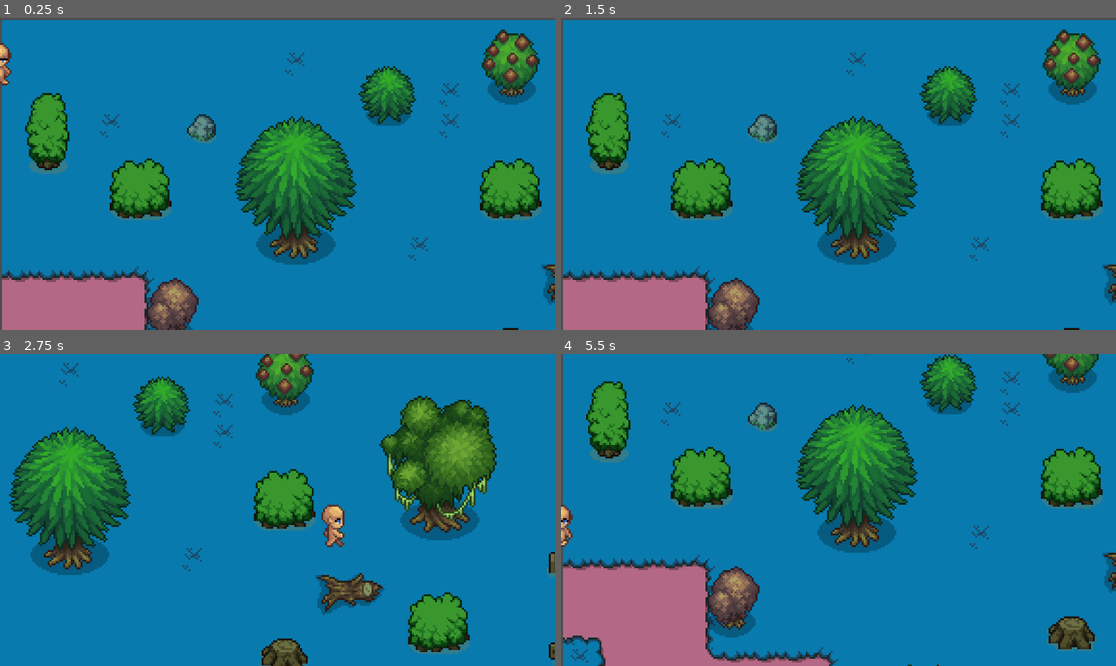
Above: before the commit, frames 1-4 (two rows, left to right).
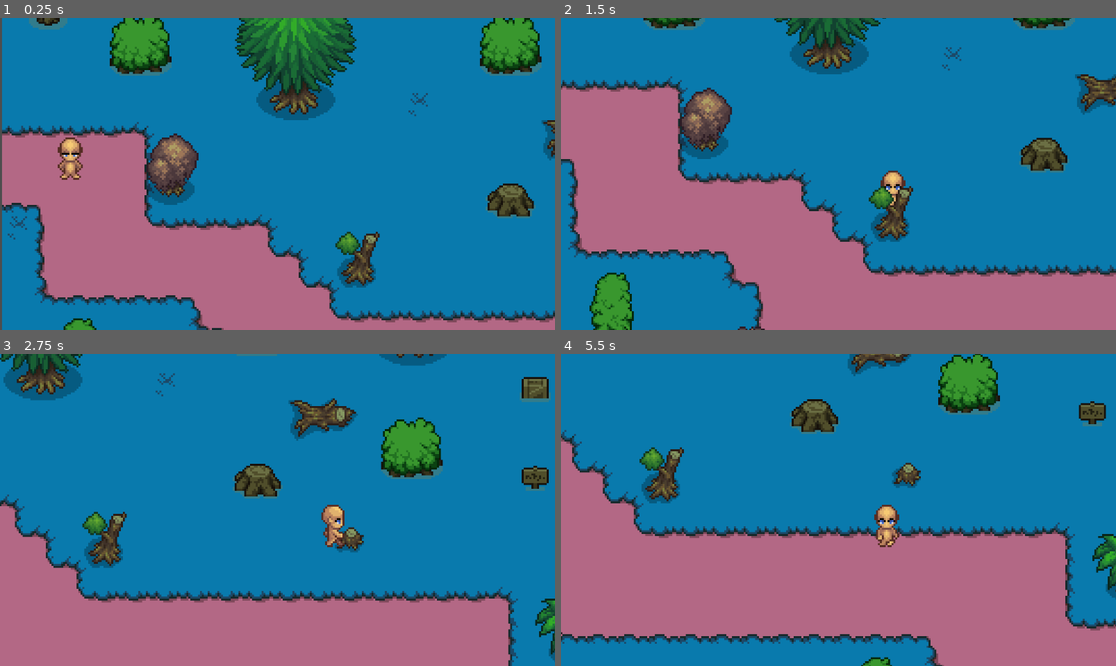
Above: after the commit, the same moments.

Repository: MoriMnz/spacemarshall
Game: Godot game, scene res://scenes/world.tscn
Two runs of this game, one before a commit and one after it. Both use one fixed random seed, a clock stepped at 60 frames per second and the inputs below.
Inputs:
- Up to frame 1 (0.25 s): no input
- Up to frame 2 (1.5 s): hold Right (ui_right) 0.53-1.28 s; hold Down (ui_down) from 1.28 s (still down)
- Up to frame 3 (2.75 s): release Down (ui_down) at 2.03 s; hold Right (ui_right) from 2.03 s (still down)
- Up to frame 4 (5.5 s): release Right (ui_right) at 2.78 s; hold Up (ui_up) 2.78-3.53 s; hold Left (ui_left) 3.53-5.03 s; hold Down (ui_down) from 5.03 s (still down)

The runs differ from the first frame. In frame 1, 52% of the frame differs, in the area x 0-100%, y 0-100%; in frame 2, 57%; in frame 3, 48%; in frame 4, 54%.

Commit message:
Added Enemy
Orc like enemy alien follows and collides with players but not combat
system yet.

Diff:
--- /dev/null
+++ b/scenes/orc1.tscn
@@ -0,0 +1,196 @@
+[gd_scene load_steps=27 format=3 uid="uid://cn85w8l0uur0s"]
+
+[ext_resource type="Texture2D" uid="uid://d1ls14c54qigi" path="res://art/characters/orc1/Orc1_idle/orc1_idle_full.png" id="1_hh3mt"]
+[ext_resource type="Script" path="res://scripts/orc1.gd" id="1_u688n"]
+[ext_resource type="Texture2D" uid="uid://cpo8t5jadvak3" path="res://art/characters/orc1/Orc1_run/orc1_run_full.png" id="3_b1rxc"]
+
+[sub_resource type="AtlasTexture" id="AtlasTexture_bp8w2"]
+atlas = ExtResource("1_hh3mt")
+region = Rect2(0, 64, 64, 64)
+
+[sub_resource type="AtlasTexture" id="AtlasTexture_xo1dg"]
+atlas = ExtResource("1_hh3mt")
+region = Rect2(64, 64, 64, 64)
+
+[sub_resource type="AtlasTexture" id="AtlasTexture_casbg"]
+atlas = ExtResource("1_hh3mt")
+region = Rect2(128, 64, 64, 64)
+
+[sub_resource type="AtlasTexture" id="AtlasTexture_buddp"]
+atlas = ExtResource("1_hh3mt")
+region = Rect2(192, 64, 64, 64)
+
+[sub_resource type="AtlasTexture" id="AtlasTexture_r8owp"]
+atlas = ExtResource("1_hh3mt")
+region = Rect2(0, 0, 64, 64)
+
+[sub_resource type="AtlasTexture" id="AtlasTexture_13tyu"]
+atlas = ExtResource("1_hh3mt")
+region = Rect2(64, 0, 64, 64)
+
+[sub_resource type="AtlasTexture" id="AtlasTexture_ok8up"]
+atlas = ExtResource("1_hh3mt")
+region = Rect2(128, 0, 64, 64)
+
+[sub_resource type="AtlasTexture" id="AtlasTexture_c35g6"]
+atlas = ExtResource("1_hh3mt")
+region = Rect2(192, 0, 64, 64)
+
+[sub_resource type="AtlasTexture" id="AtlasTexture_5nrg4"]
+atlas = ExtResource("1_hh3mt")
+region = Rect2(0, 192, 64, 64)
+
+[sub_resource type="AtlasTexture" id="AtlasTexture_oo2e3"]
+atlas = ExtResource("1_hh3mt")
+region = Rect2(64, 192, 64, 64)
+
+[sub_resource type="AtlasTexture" id="AtlasTexture_cwv5d"]
+atlas = ExtResource("1_hh3mt")
+region = Rect2(128, 192, 64, 64)
+
+[sub_resource type="AtlasTexture" id="AtlasTexture_kybs3"]
+atlas = ExtResource("1_hh3mt")
+region = Rect2(192, 192, 64, 64)
+
+[sub_resource type="AtlasTexture" id="AtlasTexture_mqmyw"]
+atlas = ExtResource("3_b1rxc")
+region = Rect2(0, 192, 64, 64)
+
+[sub_resource type="AtlasTexture" id="AtlasTexture_7qtx3"]
+atlas = ExtResource("3_b1rxc")
+region = Rect2(64, 192, 64, 64)
+
+[sub_resource type="AtlasTexture" id="AtlasTexture_j3q7n"]
+atlas = ExtResource("3_b1rxc")
+region = Rect2(128, 192, 64, 64)
+
+[sub_resource type="AtlasTexture" id="AtlasTexture_5n3tu"]
+atlas = ExtResource("3_b1rxc")
+region = Rect2(192, 192, 64, 64)
+
+[sub_resource type="AtlasTexture" id="AtlasTexture_w4wuh"]
+atlas = ExtResource("3_b1rxc")
+region = Rect2(256, 192, 64, 64)
+
+[sub_resource type="AtlasTexture" id="AtlasTexture_p8bm0"]
+atlas = ExtResource("3_b1rxc")
+region = Rect2(320, 192, 64, 64)
+
+[sub_resource type="AtlasTexture" id="AtlasTexture_ra2oi"]
+atlas = ExtResource("3_b1rxc")
+region = Rect2(384, 192, 64, 64)
+
+[sub_resource type="AtlasTexture" id="AtlasTexture_gxvpo"]
+atlas = ExtResource("3_b1rxc")
+region = Rect2(448, 192, 64, 64)
+
+[sub_resource type="SpriteFrames" id="SpriteFrames_6yy82"]
+animations = [{
+"frames": [{
+"duration": 1.0,
+"texture": SubResource("AtlasTexture_bp8w2")
+}, {
+"duration": 1.0,
+"texture": SubResource("AtlasTexture_xo1dg")
+}, {
+"duration": 1.0,
+"texture": SubResource("AtlasTexture_casbg")
+}, {
+"duration": 1.0,
+"texture": SubResource("AtlasTexture_buddp")
+}],
+"loop": true,
+"name": &"idle_back",
+"speed": 5.0
+}, {
+"frames": [{
+"duration": 1.0,
+"texture": SubResource("AtlasTexture_r8owp")
+}, {
+"duration": 1.0,
+"texture": SubResource("AtlasTexture_13tyu")
+}, {
+"duration": 1.0,
+"texture": SubResource("AtlasTexture_ok8up")
+}, {
+"duration": 1.0,
+"texture": SubResource("AtlasTexture_c35g6")
+}],
+"loop": true,
+"name": &"idle_front",
+"speed": 5.0
+}, {
+"frames": [{
+"duration": 1.0,
+"texture": SubResource("AtlasTexture_5nrg4")
+}, {
+"duration": 1.0,
+"texture": SubResource("AtlasTexture_oo2e3")
+}, {
+"duration": 1.0,
+"texture": SubResource("AtlasTexture_cwv5d")
+}, {
+"duration": 1.0,
+"texture": SubResource("AtlasTexture_kybs3")
+}],
+"loop": true,
+"name": &"idle_side",
+"speed": 5.0
+}, {
+"frames": [{
+"duration": 1.0,
+"texture": SubResource("AtlasTexture_mqmyw")
+}, {
+"duration": 1.0,
+"texture": SubResource("AtlasTexture_7qtx3")
+}, {
+"duration": 1.0,
+"texture": SubResource("AtlasTexture_j3q7n")
+}, {
+"duration": 1.0,
+"texture": SubResource("AtlasTexture_5n3tu")
+}, {
+"duration": 1.0,
+"texture": SubResource("AtlasTexture_w4wuh")
+}, {
+"duration": 1.0,
+"texture": SubResource("AtlasTexture_p8bm0")
+}, {
+"duration": 1.0,
+"texture": SubResource("AtlasTexture_ra2oi")
+}, {
+"duration": 1.0,
+"texture": SubResource("AtlasTexture_gxvpo")
+}],
+"loop": true,
+"name": &"run_side",
+"speed": 5.0
+}]
+
+[sub_resource type="CircleShape2D" id="CircleShape2D_52e32"]
+radius = 60.0333
+
+[sub_resource type="CapsuleShape2D" id="CapsuleShape2D_4pxgv"]
+radius = 7.0
+height = 26.0
+
+[node name="orc1" type="CharacterBody2D"]
+script = ExtResource("1_u688n")
+
+[node name="AnimatedSprite2D" type="AnimatedSprite2D" parent="."]
+sprite_frames = SubResource("SpriteFrames_6yy82")
+animation = &"run_side"
+
+[node name="detection_area" type="Area2D" parent="."]
+collision_layer = 2
+collision_mask = 2
+
+[node name="CollisionShape2D" type="CollisionShape2D" parent="detection_area"]
+shape = SubResource("CircleShape2D_52e32")
+
+[node name="CollisionShape2D" type="CollisionShape2D" parent="."]
+position = Vector2(0, -4)
+shape = SubResource("CapsuleShape2D_4pxgv")
+
+[connection signal="body_entered" from="detection_area" to="." method="_on_detection_area_body_entered"]
+[connection signal="body_exited" from="detection_area" to="." method="_on_detection_area_body_exited"]
--- a/scenes/player.tscn
+++ b/scenes/player.tscn
@@ -508,6 +508,7 @@
 
 [node name="player" type="CharacterBody2D"]
 y_sort_enabled = true
+collision_layer = 3
 script = ExtResource("1_hkruk")
 
 [node name="AnimatedSprite2D" type="AnimatedSprite2D" parent="."]
--- a/scenes/world.tscn
+++ b/scenes/world.tscn
@@ -7,6 +7,7 @@
 [ext_resource type="PackedScene" uid="uid://b071qcl03v0py" path="res://scenes/player.tscn" id="4_k7s2o"]
 [ext_resource type="Texture2D" uid="uid://dmb7xtec5nhuk" path="res://art/tilesets/bluegrass.png" id="5_l2cii"]
 [ext_resource type="Texture2D" uid="uid://cim7iroqoj02p" path="res://art/tilesets/planegrass.png" id="6_wy6wa"]
+[ext_resource type="PackedScene" uid="uid://cn85w8l0uur0s" path="res://scenes/orc1.tscn" id="8_0bjhn"]
 
 [sub_resource type="GDScript" id="GDScript_say0q"]
 script/source = "extends Node2D
@@ -308,3 +309,7 @@
 layer_2/tile_data = PackedInt32Array(589863, 0, 5, 1376264, 393216, 7, 196624, 393216, 7, 196612, 393216, 7, 1048577, 3 …(1153 unchanged characters)…
 
 [node name="player" parent="." instance=ExtResource("4_k7s2o")]
+position = Vector2(37, 124)
+
+[node name="orc1" parent="." instance=ExtResource("8_0bjhn")]
+position = Vector2(519, 263)
--- /dev/null
+++ b/scripts/orc1.gd
@@ -0,0 +1,29 @@
+extends CharacterBody2D
+
+var speed = 25
+var player_chase = false
+var player = null
+
+
+func _physics_process(delta: float) -> void:
+	if player_chase:
+		position += (player.position - position)/speed
+
+		$AnimatedSprite2D.play("idle_side")
+
+		if(player.position.x - position.x) < 0:
+			$AnimatedSprite2D.flip_h = true
+		else:
+			$AnimatedSprite2D.flip_h = false
+
+	else:
+		$AnimatedSprite2D.play("idle_front")
+
+func _on_detection_area_body_entered(body: Node2D) -> void:
+	player = body
+	player_chase = true
+
+
+func _on_detection_area_body_exited(body: Node2D) -> void:
+	player = null
+	player_chase = false
Binary file added: art/characters/orc1/Orc1_attack/orc1_attack_body.png
Not shown, added: art/characters/orc1/Orc1_attack/orc1_attack_body.png.import
Binary file added: art/characters/orc1/Orc1_attack/orc1_attack_full.png
Not shown, added: art/characters/orc1/Orc1_attack/orc1_attack_full.png.import
Binary file added: art/characters/orc1/Orc1_attack/orc1_attack_head.png
Not shown, added: art/characters/orc1/Orc1_attack/orc1_attack_head.png.import
Binary file added: art/characters/orc1/Orc1_attack/orc1_attack_shadow.png
Not shown, added: art/characters/orc1/Orc1_attack/orc1_attack_shadow.png.import
Binary file added: art/characters/orc1/Orc1_attack/orc1_attack_swing.png
Not shown, added: art/characters/orc1/Orc1_attack/orc1_attack_swing.png.import
Binary file added: art/characters/orc1/Orc1_attack/orc1_attack_sword_back.png
Not shown, added: art/characters/orc1/Orc1_attack/orc1_attack_sword_back.png.import
(and 277 more such lines)
